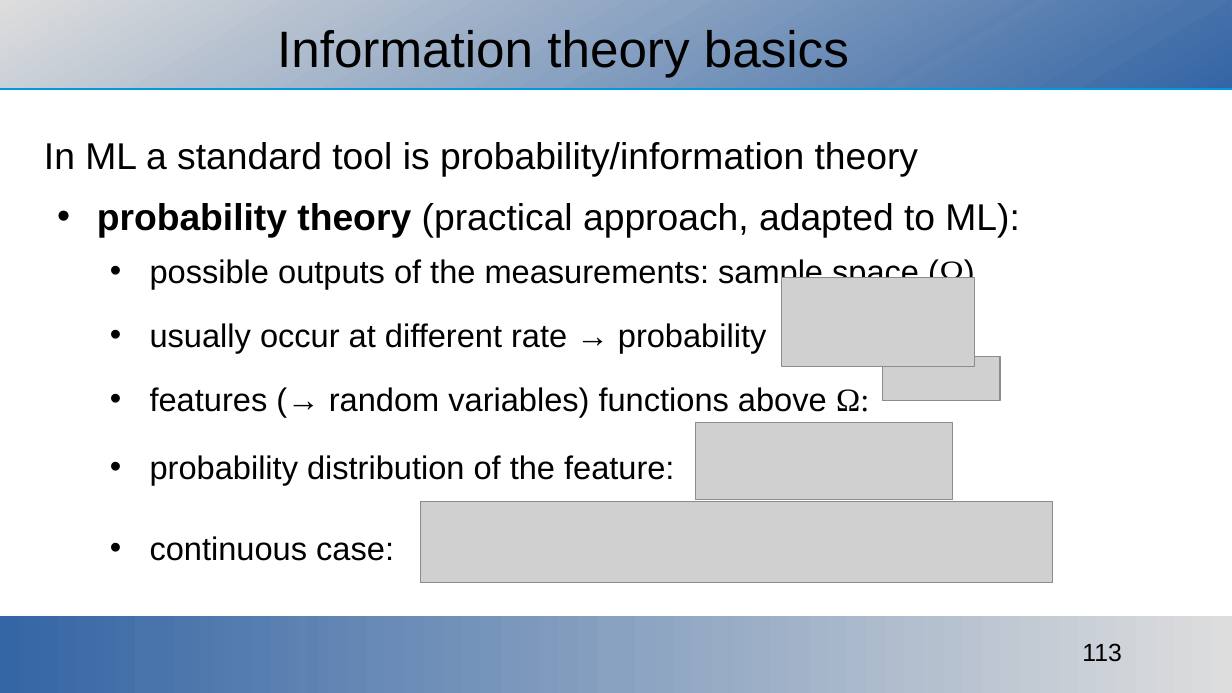
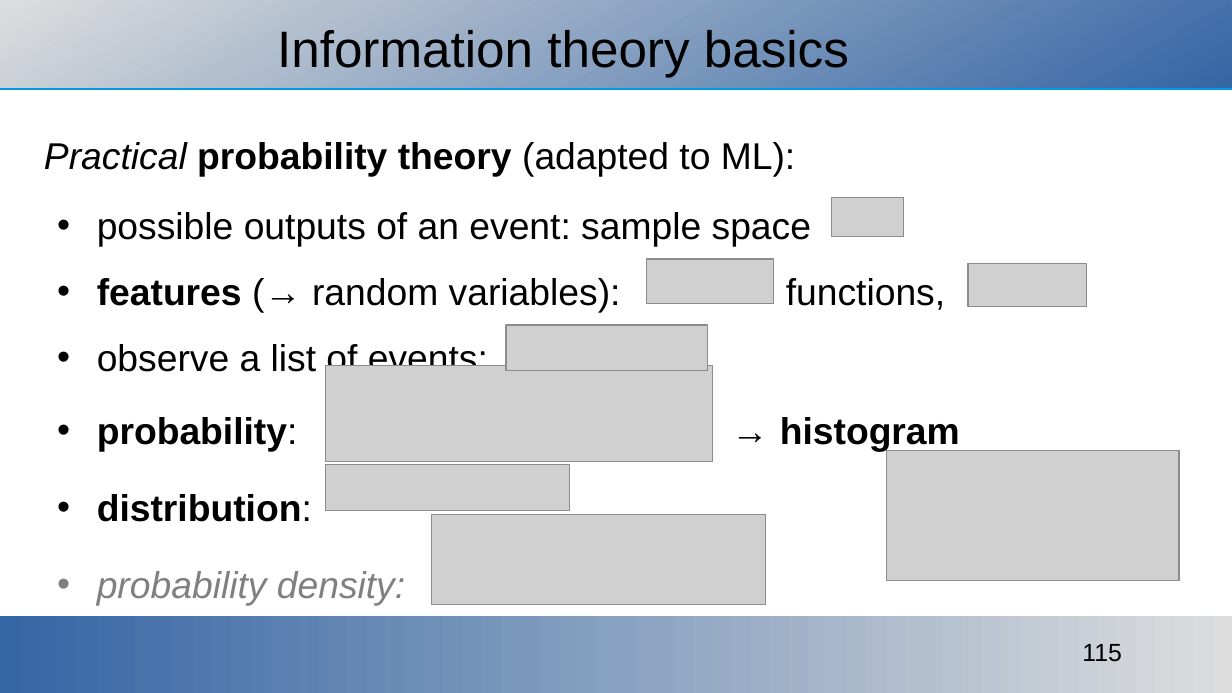
Before and after one commit to ajakovac/ML-in-Practice-I, a slide deck: slide 115 of ML in practice.odp (slide 113 before the commit). Drawn at 1232x693 pixels with LibreOffice and Linux fonts; fonts in the diff are those of the drawing; grey boxes stand for pictures; background and template pictures are left out. Boxes give left, top, right and bottom in pixels: in the first picture for what was removed or moved away, otherwise in the second. Text is boxed around its words. In the diff, an @@ line names an element or a change of style, - is before the commit and + after.

```diff
--- a/ML in practice.odp
+++ b/ML in practice.odp
@@ text at (44, 142, 960, 606): text changed; size 21 to 24 pt @@
-In ML a standard tool is probability/information theory
-• probability theory (practical approach, adapted to ML):
-  • possible outputs of the measurements: sample space (Ω)
-  • usually occur at different rate → probability
-  • features (→ random variables) functions above Ω:
-  • probability distribution of the feature:
-  • continuous case:
+Practical probability theory (adapted to ML):
+• possible outputs of an event: sample space
+• features (→ random variables): functions,
+• observe a list of events:
+• probability: → histogram
+• distribution:
+• probability density:
@@ picture: place and size @@
-picture at (781, 277, 975, 367)
+picture at (832, 198, 904, 237)
@@ picture added at (647, 259, 775, 304) @@
@@ picture: place and size @@
-picture at (883, 357, 1001, 401)
+picture at (968, 264, 1087, 306)
@@ picture added at (506, 325, 708, 371) @@
@@ picture added at (325, 366, 713, 462) @@
@@ picture added at (325, 465, 569, 511) @@
@@ picture: place and size @@
-picture at (695, 423, 953, 500)
+picture at (887, 451, 1179, 580)
@@ picture: place and size @@
-picture at (420, 502, 1053, 584)
+picture at (432, 515, 766, 605)
@@ page number at (1082, 644, 1121, 662): text changed @@
-113
+115
```
Also in this commit, not shown: 8 other slides changed, 7 slides added, 1 slide removed, 3 other files.
